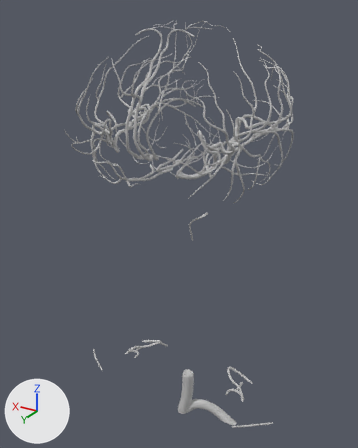
What one commit did to the glTF model data/region_head_extended.glb.
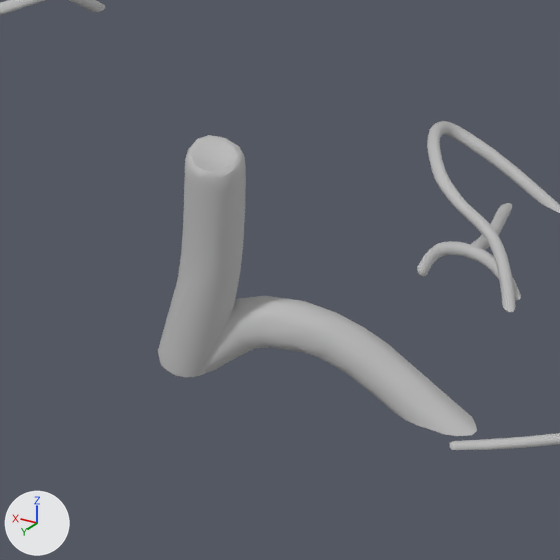
Each version appears first whole from a camera (50 mm lens) standing at (-17.95, 28.35, 85.54) and looking at (0.2, -1.91, 70.41), and next in a close-up on the part from 41% to 70% of the width and 77% to 100% of the height. Arrows for +X, +Y and +Z are at lower left; the lights stay in place. The first two pictures are the older version.

Objects in the first close-up: 'FJ1973', 'FJ1985', 'FJ2250', 'FJ3485', 'FJ3486' and 3 more.
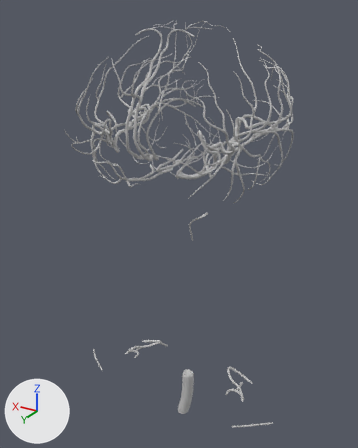
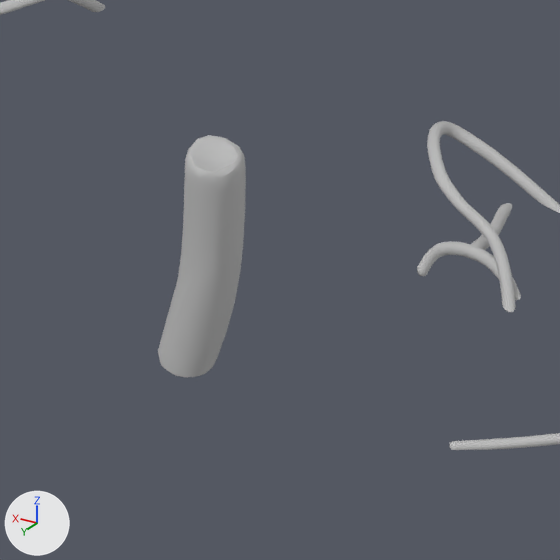
Where the change shows, as pixel boxes [x1, y1, x2, y2] in the close-ups (560 x 560 px):
'FJ3486', deleted
    before: [205, 296, 477, 436]

Diff of the bpy script that builds the scene:
```diff
--- a/data/region_head_extended.glb.py
+++ b/data/region_head_extended.glb.py
@@ ob_fj3486 @@
-ob_fj3486 = bpy.data.objects.new('FJ3486', me_fj3486)
-ob_fj3486.location = (0.0, 0.0, 0.0)
```
